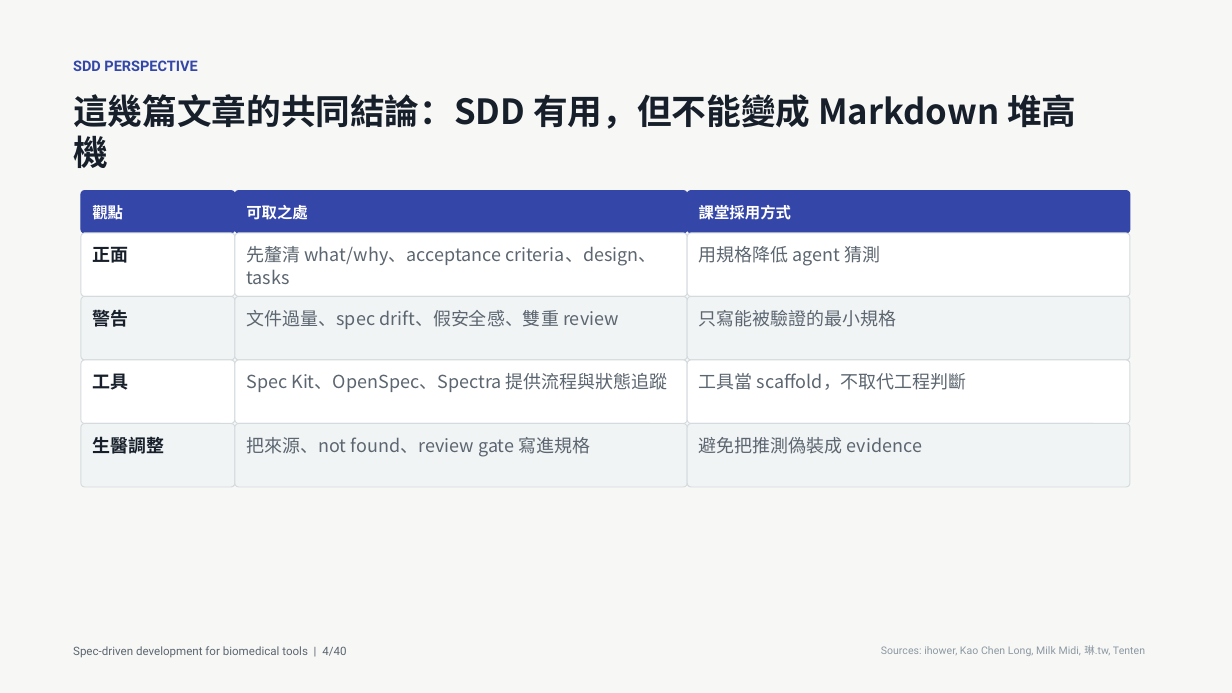
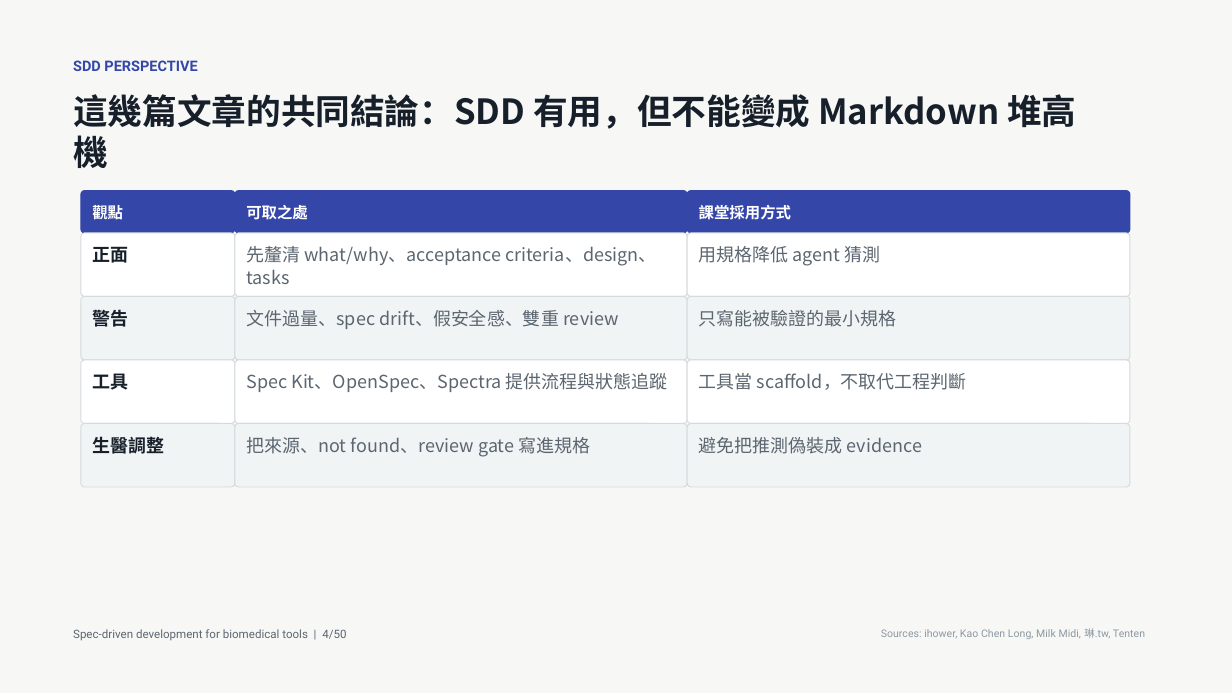
Before and after one commit to godkin1211/LLM_applications_on_BioMedicalData, a slide deck: slide 4 of slides/lesson-08-spec-driven-development-biomedical-tools.pptx. Drawn at 1232x693 pixels with LibreOffice and Linux fonts; fonts in the diff are those of the drawing. Boxes give left, top, right and bottom in pixels: in the first picture for what was removed or moved away, otherwise in the second. Text is boxed around its words. In the diff, an @@ line names an element or a change of style, - is before the commit and + after.

```diff
--- a/slides/lesson-08-spec-driven-development-biomedical-tools.pptx
+++ b/slides/lesson-08-spec-driven-development-biomedical-tools.pptx
@@ text at bbox=[73, 629, 346, 641]: text changed @@
-Spec-driven development for biomedical tools | 4/40
+Spec-driven development for biomedical tools | 4/50
@@ text "Sources: ihower, Kao Chen Long, ...": place and size @@
-text "Sources: ihower, Kao Chen Long, ..." at bbox=[881, 645, 1145, 656]
+text "Sources: ihower, Kao Chen Long, ..." at bbox=[881, 628, 1145, 639]
```
Also in this commit, not shown: 37 other slides changed, 12 slides added, 2 slides removed, 2 other files.
